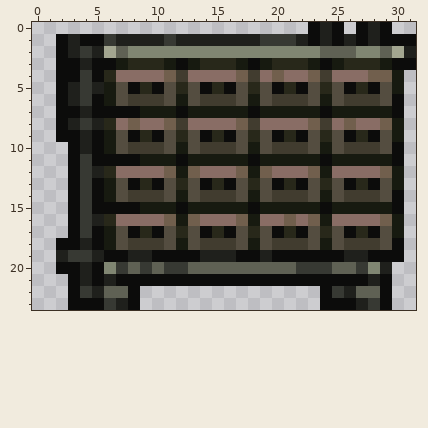
Pixel-art sprite -- content/Entities/Structures/Furniture/Locker/locker.01.png. The first picture shows the starting point.
The file is 32x24 pixels. Colours within 5 levels of each other are drawn and written as one. The old version is drawn lined up with the new one.
The result:
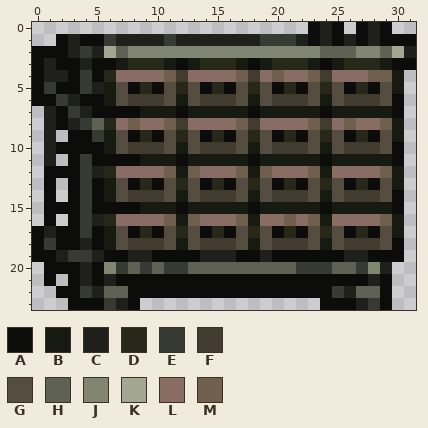
Palette (. is transparent): A #0c0c0b  B #171a10  C #1f201c  D #28281a  E #373933  F #413c2f  G #544d40  H #5f6154  J #808672  K #a3a690  L #896d65  M #715f4d
Edits made:
{"change": "whole drawing moved by +1,+0 (the old picture is shown already moved)"}
{"y":2,"x":0,"old":"..","new":"AA"}
{"y":3,"x":0,"old":"..","new":"AC"}
{"y":4,"x":0,"old":"..A","new":"ACC"}
{"y":5,"x":0,"old":"..","new":"AE"}
{"y":5,"x":3,"old":"C","new":"A"}
{"y":6,"x":0,"old":"..A","new":"AAE"}
{"y":6,"x":4,"old":"E","new":"A"}
{"y":7,"x":1,"old":".","new":"C"}
{"y":7,"x":3,"old":"A","new":"E"}
{"y":8,"x":1,"old":".","new":"C"}
{"y":8,"x":5,"old":"C","new":"H"}
{"y":9,"x":1,"old":".A","new":"C."}
{"y":9,"x":4,"old":"CA","new":"AE"}
{"y":10,"x":1,"old":"..","new":"CA"}
{"y":10,"x":4,"old":"C","new":"A"}
{"y":11,"x":1,"old":".","new":"C"}
{"y":12,"x":1,"old":"..","new":"AA"}
{"y":13,"x":1,"old":".","new":"A"}
{"y":14,"x":1,"old":".","new":"A"}
{"y":15,"x":1,"old":"..","new":"AA"}
{"y":16,"x":1,"old":".","new":"A"}
{"y":17,"x":0,"old":"...","new":"ACA"}
{"y":18,"x":0,"old":"..","new":"AE"}
{"y":19,"x":0,"old":"..","new":"AA"}
{"y":20,"x":1,"old":".","new":"A"}
{"y":21,"x":1,"old":".","new":"A"}
{"y":22,"x":2,"old":".","new":"A"}
{"y":22,"x":9,"old":"...............","new":"AAAAAAAAAAAAAAA"}
